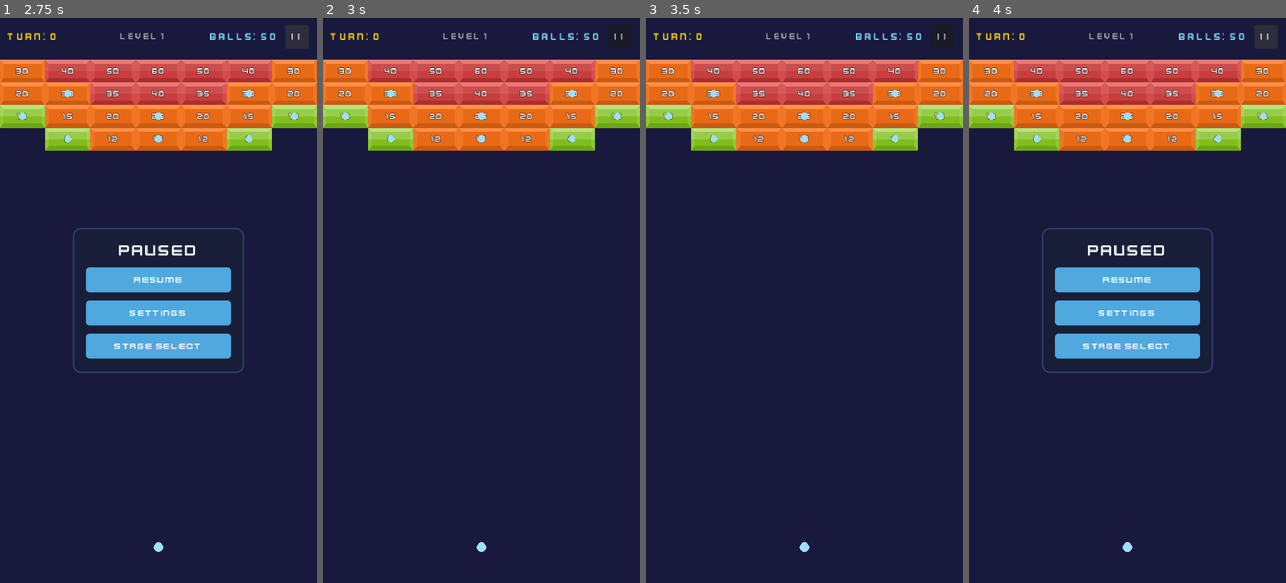
Above: before the commit, frames 1-4 (left to right).
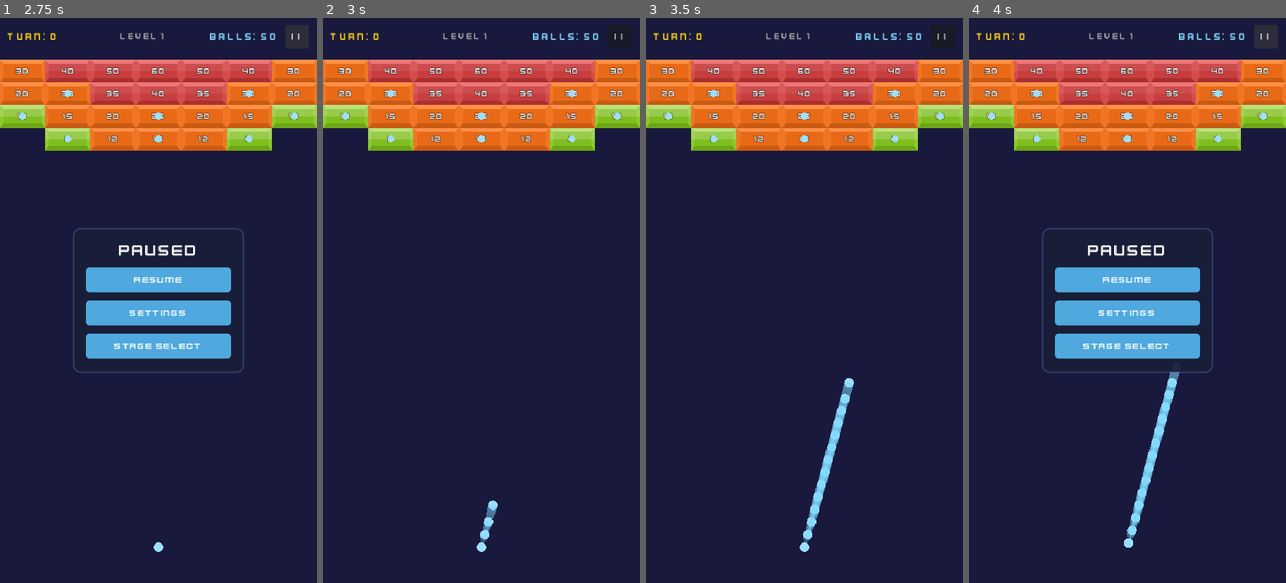
Above: after the commit, the same moments.

Repository: kenny-0114/brick-breaker
Game: Godot game, scene res://scenes/title_screen.tscn
Same seed, same stepped clock (60 frames per second), same inputs: the game is played once before the commit and once after it.
Inputs (mouse positions are in pixels of both pictures, inside the frame that each line leads up to):
- Up to frame 1 (2.75 s): click "▶ PLAY" at 0.5 s; click (82, 232) at 1.25 s; click "| |" at 2 s
- Up to frame 2 (3 s): click "Resume" at 2.75 s
- Up to frame 3 (3.5 s): no input
- Up to frame 4 (4 s): click "| |" at 3.5 s

Frame 1 is identical in both runs. In frame 2, 0.2% of the frame differs, in the area x 49-56%, y 85-95%; in frame 3, 0.8%; in frame 4, 0.9%, in the area x 48-67%, y 62-95%.
Error before the commit: Parse Error: Cannot infer the type of "dir" variable because the value doesn't have a set type. (res://scripts/objects/ball.gd:68)

Commit message:
fix: type inference error on ball collision normal calculation
Co-Authored-By: Claude Opus 4.6 (1M context) <noreply@anthropic.com>

Diff:
--- a/scripts/objects/ball.gd
+++ b/scripts/objects/ball.gd
@@ -65,7 +65,8 @@
 # 충돌 대상과의 노멀 벡터를 계산한다.
 func _get_collision_normal(body: Node) -> Vector2:
 	var space_state := get_world_2d().direct_space_state
-	var dir := (body.global_position - global_position).normalized()
+	var body_pos: Vector2 = body.get("global_position") as Vector2
+	var dir: Vector2 = (body_pos - global_position).normalized()
 	var query := PhysicsRayQueryParameters2D.create(
 		global_position, global_position + dir * 50.0,
 		collision_mask, [get_rid()]
@@ -73,7 +74,7 @@
 	var result := space_state.intersect_ray(query)
 	if result.is_empty():
 		# Raycast 실패 시 위치 기반 근사 노멀 계산
-		return -(body.global_position - global_position).normalized()
+		return -(body_pos - global_position).normalized()
 	return result["normal"]
 
 
